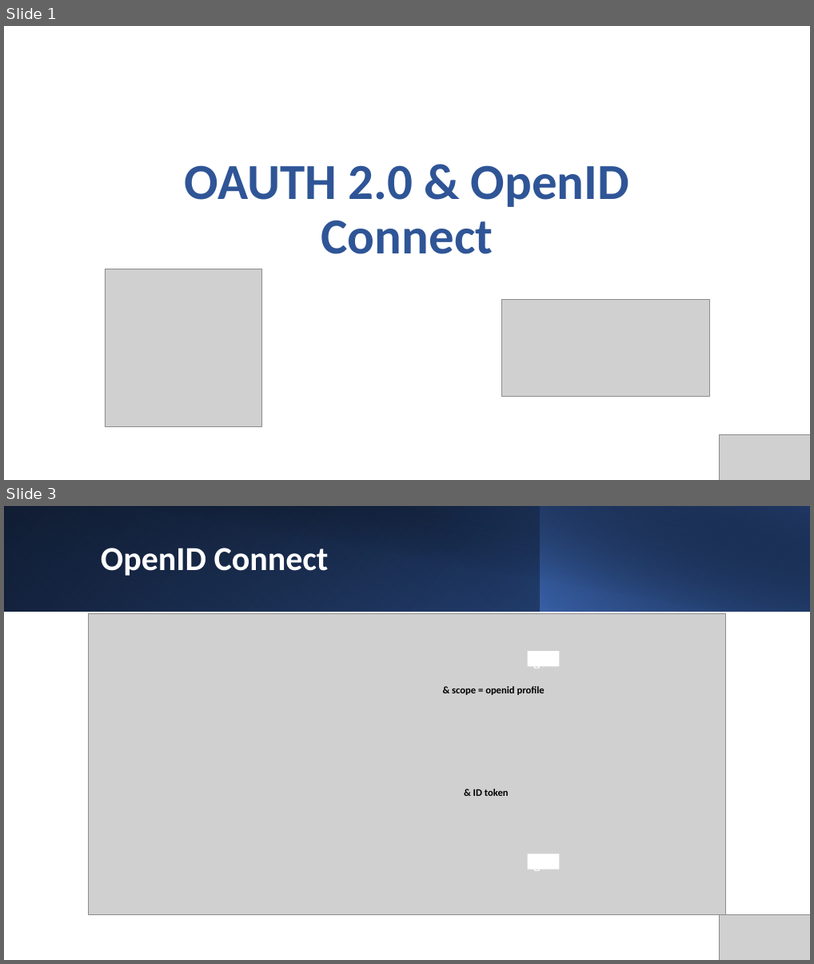
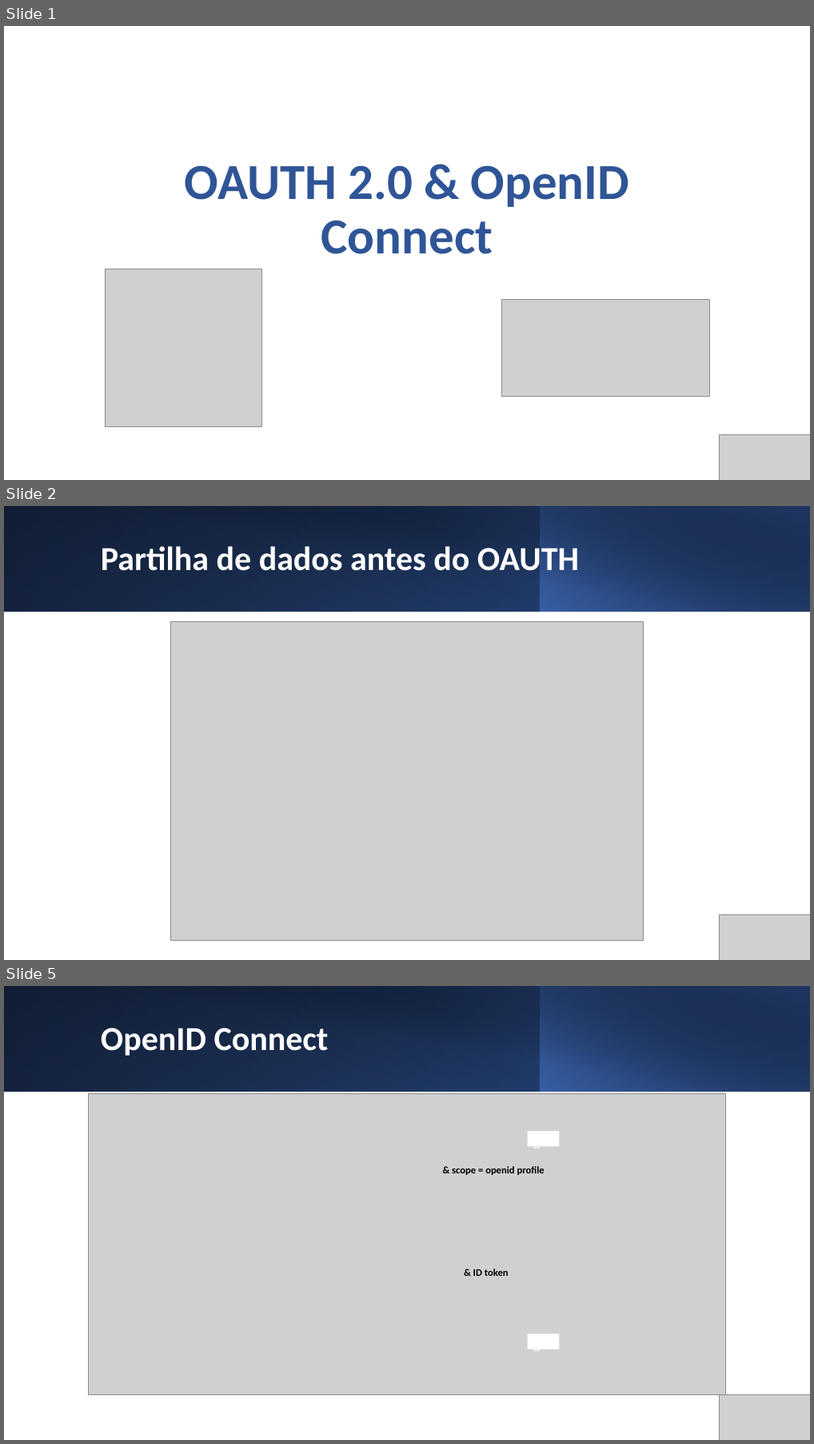
Before and after one commit to luis99duarte/sync, a slide deck: Internship/OAUTH 2.pptx. Shown one above the other, each under a label of ours: slides 1 and 3 before the commit, slides 1, 2 and 5 after it; the slides between them are not shown. The pictures are 814x964 and 814x1444 pixels, drawn with LibreOffice and Linux fonts; fonts in the diff are those of the drawing; grey boxes stand for pictures. Boxes give left, top, right and bottom in pixels: in the first picture for what was removed or moved away, otherwise in the second. Text is boxed around its words. In the diff, an @@ line names an element or a change of style, - is before the commit and + after.

```diff
--- a/Internship/OAUTH 2.pptx
+++ b/Internship/OAUTH 2.pptx
@@ slide 2 added at [4,506,810,960], background #FFFFFF @@
@@ rectangle added at [4,506,810,612], fill gradient #000000 to #2F5597 @@
@@ rectangle added at [4,506,541,612], fill gradient #4472C4 to #203864 @@
@@ rectangle added at [34,506,810,612], fill gradient #000000 to #203864 @@
@@ rectangle added at [541,506,810,612], fill gradient #4472C4 to #000000 @@
@@ title added at [101,543,579,571], 40 pt, text #FFFFFF, bold @@
+Partilha de dados antes do OAUTH
@@ picture added at [171,621,644,940] @@
@@ picture added at [720,914,810,960] @@
@@ what was slide 3 is now slide 5 @@
```
Also in this commit, not shown: 3 slides changed, 1 other file.
